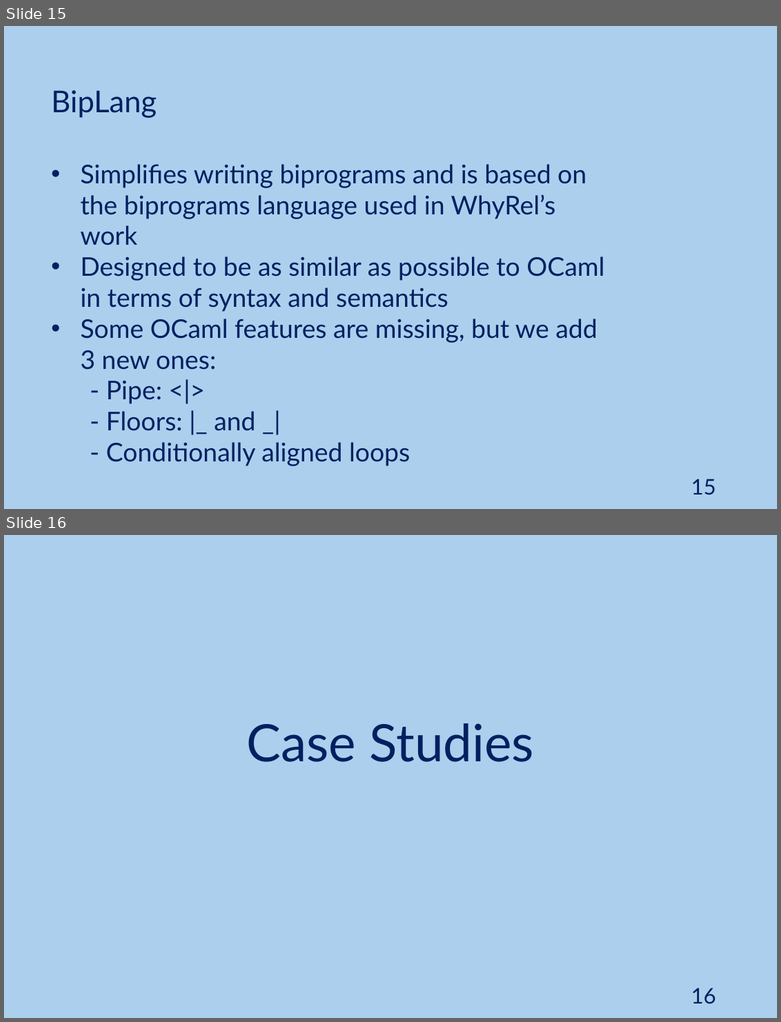
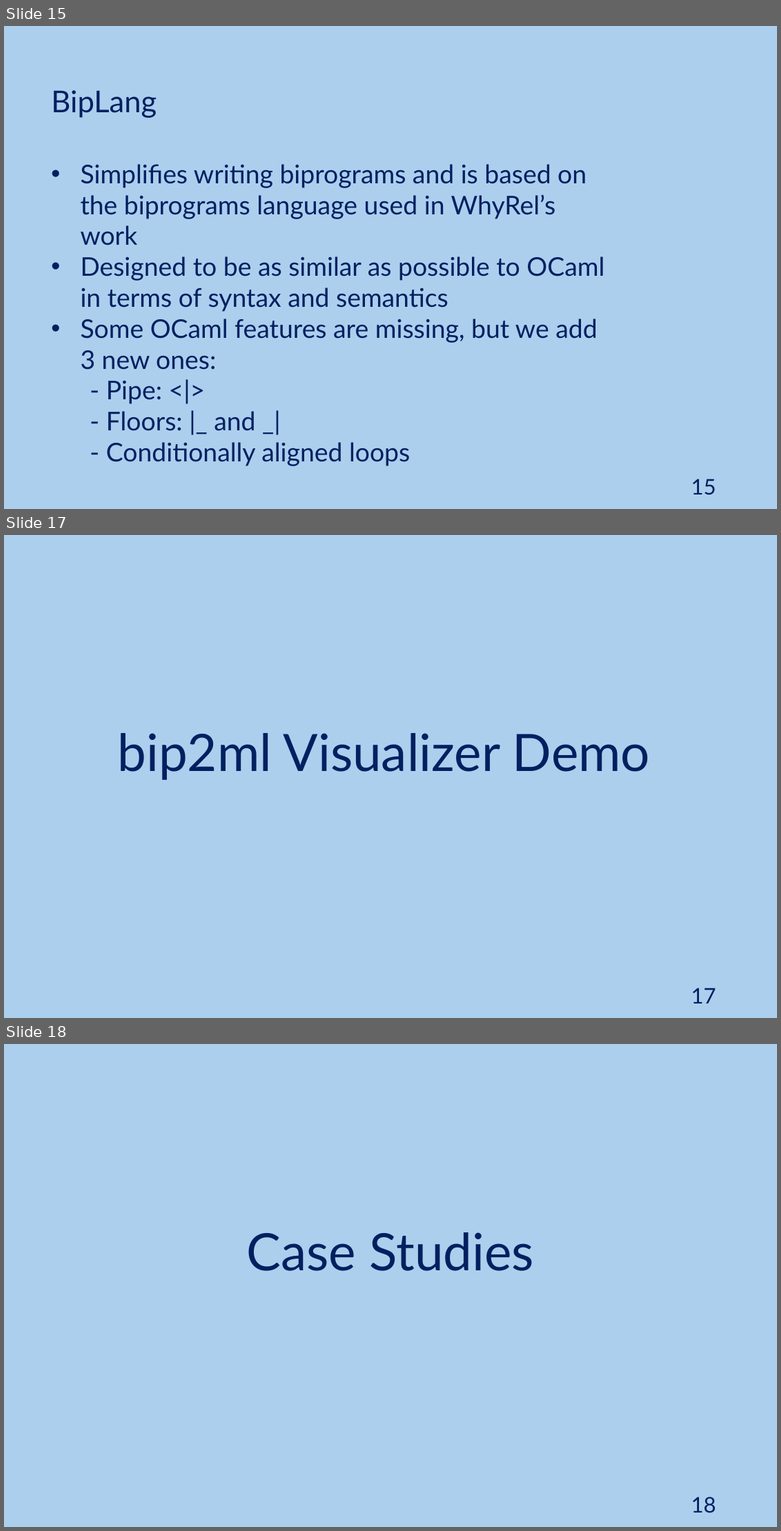
Before and after one commit to JoaoNini75/MasterThesis, a slide deck: tese/presentation/Ap Tese.pptx. Shown one above the other, each under a label of ours: slides 15 and 16 before the commit, slides 15, 17 and 18 after it; the slides between them are not shown. The pictures are 781x1022 and 781x1531 pixels, drawn with LibreOffice and Linux fonts; fonts in the diff are those of the drawing. Boxes give left, top, right and bottom in pixels: in the first picture for what was removed or moved away, otherwise in the second. Text is boxed around its words. In the diff, an @@ line names an element or a change of style, - is before the commit and + after.

Commit message:
Added demo section to presentation

```diff
--- a/tese/presentation/Ap Tese.pptx
+++ b/tese/presentation/Ap Tese.pptx
@@ slide 17 added at <box>4,535,777,1018</box>, background #ACCFEE @@
@@ text added at <box>117,733,650,780</box>, 48 pt, text #002060 @@
+bip2ml Visualizer Demo
@@ page number added at <box>691,988,716,1004</box>, 20 pt, text #002060 @@
+17
@@ what was slide 16 is now slide 18 @@
@@ page number at <box>691,1497,716,1513</box>: text changed @@
-16
+18
```
Also in this commit, not shown: 1 other slide added.
